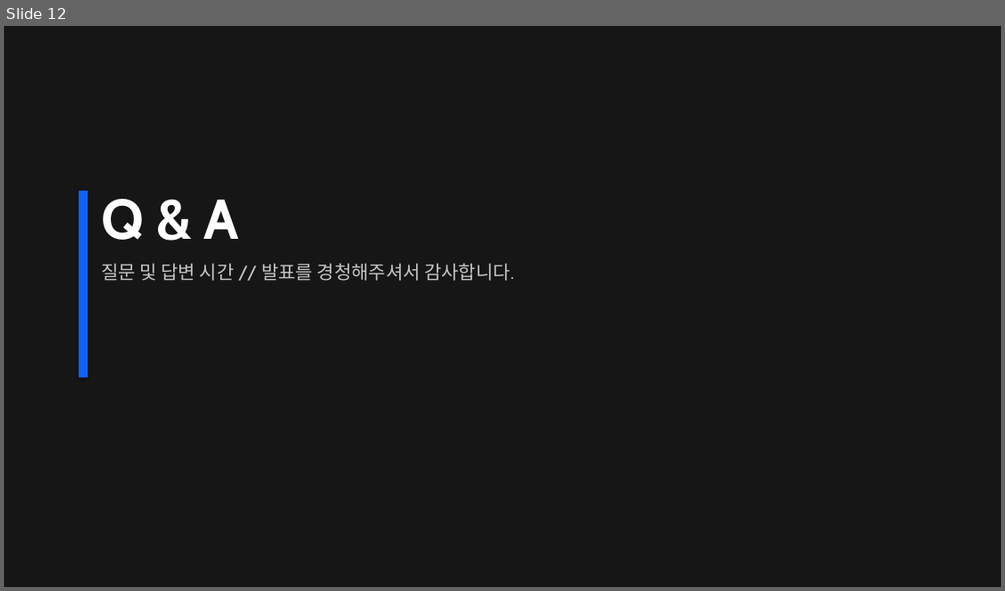
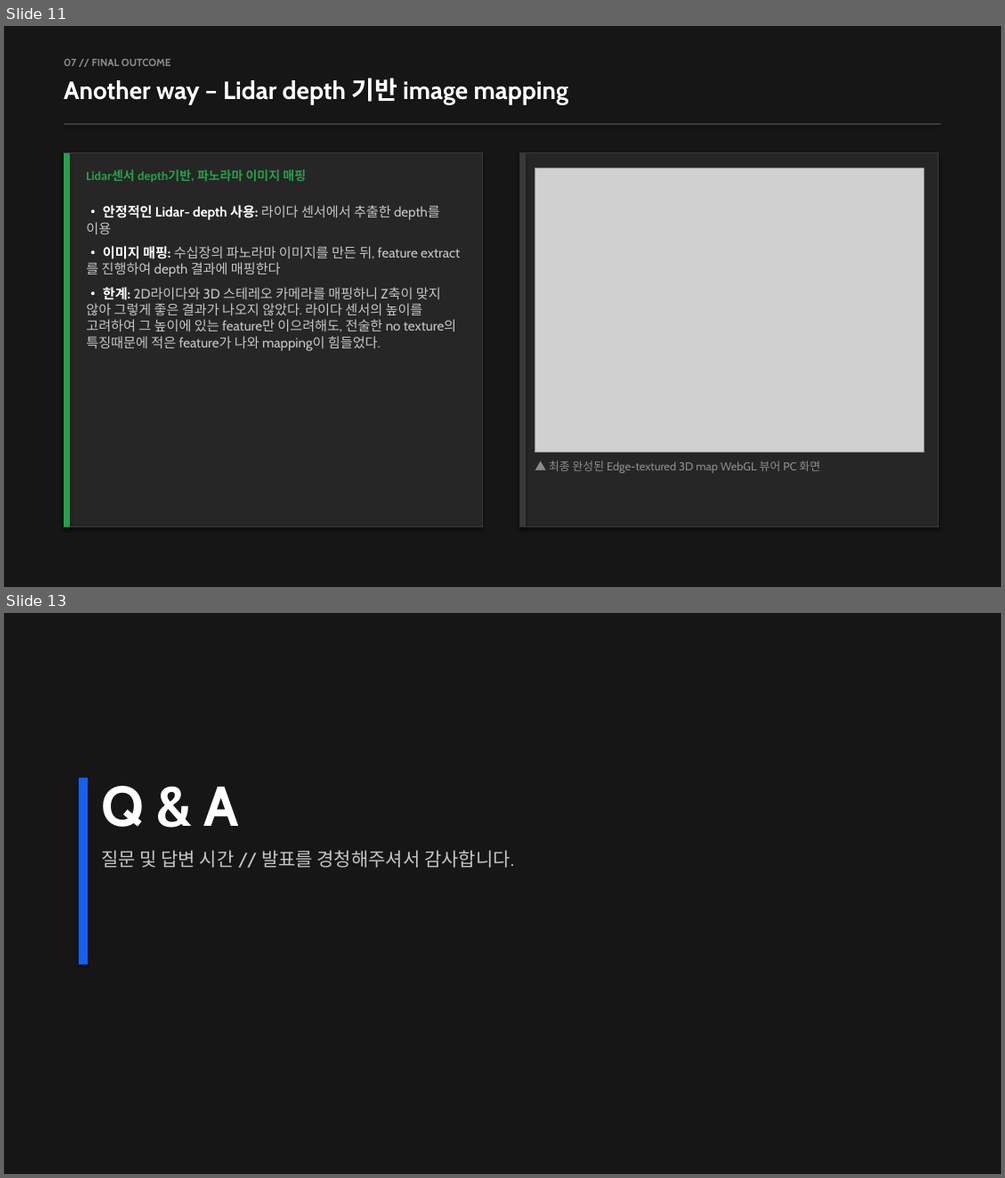
Before and after one commit to emjdp/hyper_turtle_project, a slide deck: docs/report/pres.pptx. Shown one above the other, each under a label of ours: slide 12 before the commit, slides 11 and 13 after it; the slides between them are not shown. The pictures are 1005x591 and 1005x1178 pixels, drawn with LibreOffice and Linux fonts; fonts in the diff are those of the drawing; grey boxes stand for pictures. Boxes give left, top, right and bottom in pixels: in the first picture for what was removed or moved away, otherwise in the second. Text is boxed around its words. In the diff, an @@ line names an element or a change of style, - is before the commit and + after.

```diff
--- a/docs/report/pres.pptx
+++ b/docs/report/pres.pptx
@@ slide 11 added at (x1=4, y1=26, x2=1001, y2=587), background #FFFFFF @@
@@ rectangle added at (x1=4, y1=26, x2=1001, y2=587), fill #161616 @@
@@ text added at (x1=64, y1=59, x2=170, y2=66), 10 pt, text #8D8D8D, bold @@
+07 // FINAL OUTCOME
@@ text added at (x1=64, y1=78, x2=568, y2=105), 24 pt, text #FFFFFF, bold @@
+Another way – Lidar depth 기반 image mapping
@@ rectangle added at (x1=64, y1=123, x2=941, y2=125), fill #393939 @@
@@ rectangle added at (x1=64, y1=153, x2=483, y2=527), fill #262626, outline #393939 1 pt @@
@@ rectangle added at (x1=64, y1=153, x2=70, y2=527), fill #24A148 @@
@@ rectangle added at (x1=520, y1=153, x2=938, y2=527), fill #262626, outline #393939 1 pt @@
@@ rectangle added at (x1=520, y1=153, x2=526, y2=527), fill #393939 @@
@@ text added at (x1=86, y1=169, x2=456, y2=350), 13 pt, text #C6C6C6 @@
+Lidar센서 depth기반, 파노라마 이미지 매핑
+• 안정적인 Lidar- depth 사용: 라이다 센서에서 추출한 depth를 이용
+• 이미지 매핑: 수십장의 파노라마 이미지를 만든 뒤, feature extract를 진행하여 depth 결과에 매핑한다
+• 한계: 2D라이다와 3D 스테레오 카메라를 매핑하니 Z축이 맞지 않아 그렇게 좋은 결과가 나오지 않았다. 라이다 센서의 높이를 고려하여 그 높이에 있는 feature만 이으려해도, 전술한 no texture의 특징때문에 적은 feature가 나와 mapping이 힘들었다.
@@ picture added at (x1=535, y1=168, x2=923, y2=452) @@
@@ text added at (x1=549, y1=460, x2=820, y2=473), 11 pt, text #8D8D8D @@
+▲ 최종 완성된 Edge-textured 3D map WebGL 뷰어 PC 화면
@@ what was slide 12 is now slide 13 @@
```
Also in this commit, not shown: 6 slides changed, 1 other slide added, 1 slide removed.
